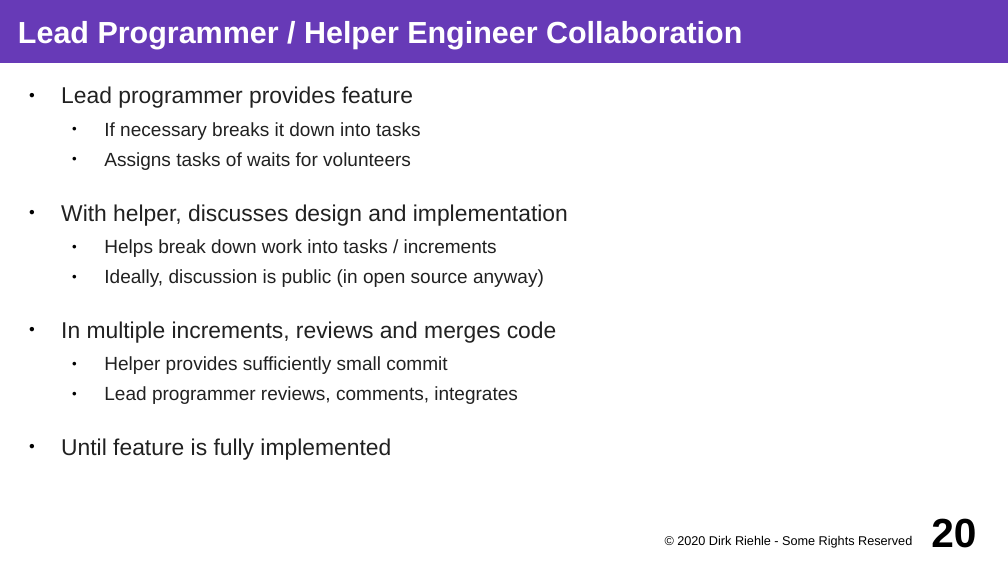
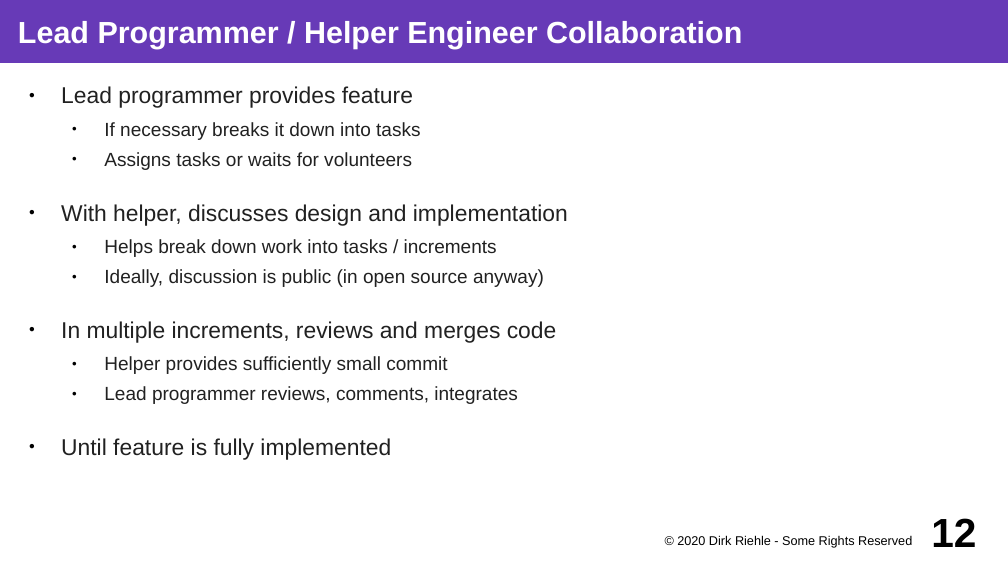
Before and after one commit to dirkriehle/coss-course, a slide deck: slide 12 of Lecture slides/COSS D02 - Research and Startup.odp (slide 20 before the commit). Drawn at 1008x567 pixels with LibreOffice and Linux fonts; fonts in the diff are those of the drawing. Boxes give left, top, right and bottom in pixels: in the first picture for what was removed or moved away, otherwise in the second. Text is boxed around its words. In the diff, an @@ line names an element or a change of style, - is before the commit and + after.

```diff
--- a/Lecture slides/COSS D02 - Research and Startup.odp
+++ b/Lecture slides/COSS D02 - Research and Startup.odp
@@ text at <box>104,152,412,170</box>: text changed @@
-  ● Assigns tasks of waits for volunteers
+  ● Assigns tasks or waits for volunteers
@@ page number at <box>931,518,976,547</box>: text changed @@
-20
+12
```
Also in this commit, not shown: 7 other slides changed, 13 slides removed, 4 other files.
